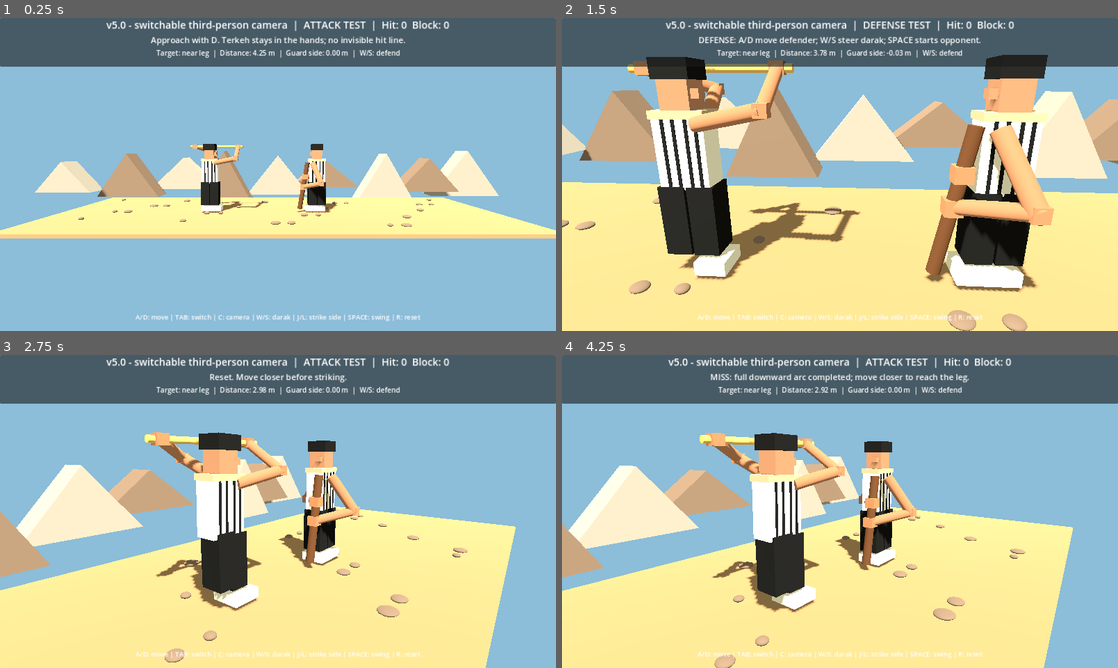
Above: before the commit, frames 1-4 (two rows, left to right).
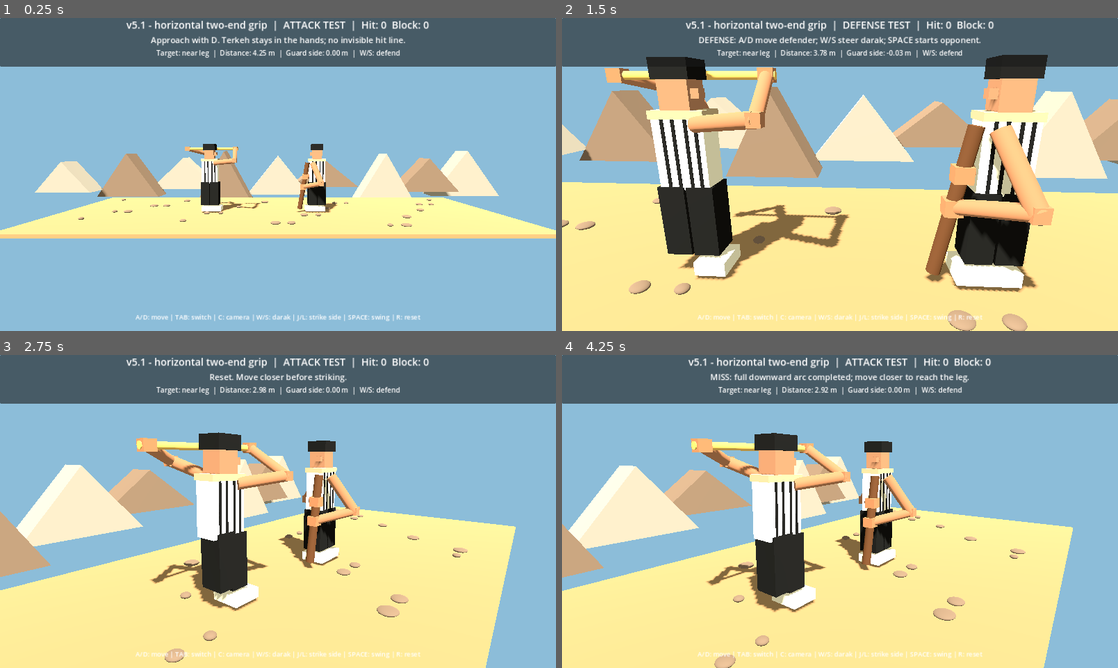
Above: after the commit, the same moments.

Repository: vahidainima-prog/tarke-darak-game
Game: Godot game, scene res://main.tscn
Same seed, same stepped clock (60 frames per second), same inputs: the game is played once before the commit and once after it.
Inputs:
- Up to frame 1 (0.25 s): no input
- Up to frame 2 (1.5 s): tap Enter at 0.5 s; hold D 0.53-1.28 s; tap C at 0.6 s; tap Space at 0.77 s; hold S from 1.28 s (still down); tap Tab at 1.35 s
- Up to frame 3 (2.75 s): tap Space at 1.52 s; release S at 2.03 s; hold D from 2.03 s (still down); tap R at 2.1 s
- Up to frame 4 (4.25 s): release D at 2.78 s; hold W 2.78-3.53 s; tap J at 2.85 s; tap Space at 3.02, 3.77 s; hold A from 3.53 s (still down); tap L at 3.6 s

The runs differ from the first frame. In frame 1, 1.2% of the frame differs, in the area x 19-81%, y 0-61%; in frame 2, 4.3%, in the area x 7-82%, y 0-74%; in frame 3, 2.8%; in frame 4, 2.8%.

Commit message:
Fix ready stance to straight horizontal terkeh with one hand at each opposite end; remove sliding grip

Diff:
--- a/tarke_darak_godot_v2/main.gd
+++ b/tarke_darak_godot_v2/main.gd
@@ -2,7 +2,7 @@
 
 # Godot 4.x — visual mechanics test. Side camera looks along -Z.
 # Feint depth: negative Z is BEHIND the attacker; positive Z is IN FRONT.
-const BUILD_LABEL := "v5.0 - switchable third-person camera"
+const BUILD_LABEL := "v5.1 - horizontal two-end grip"
 const DEF_X := 1.55
 const MIN_X := -4.7
 const MAX_X := 0.35
@@ -328,10 +328,10 @@
  var tip_reach := minf(2.02, distance - 0.18)
  # Opposite-hand strikes target different legs rather than the same centerline.
  var leg_offset := -0.18 if strike_side > 0 else 0.18
- var tip_x := attack_x + lerpf(1.125 + 0.14 * float(strike_side), tip_reach + leg_offset, arc)
- var tip_y := lerpf(2.57, 0.43, smoothstep(0.0, 0.75, t))
+ var tip_x := attack_x + lerpf(STICK_LENGTH * 0.5, tip_reach + leg_offset, arc)
+ var tip_y := lerpf(2.48, 0.43, smoothstep(0.0, 0.75, t))
  # Cross the defender's guard plane on the way to the leg plane.
- var tip_z := lerpf(-0.42, float(strike_side) * 0.12, arc) + float(strike_side) * 0.46 * sin(PI * t)
+ var tip_z := lerpf(-0.28, float(strike_side) * 0.12, arc) + float(strike_side) * 0.46 * sin(PI * t)
  var angle := lerpf(0.0, -0.94, arc)
  var direction := Vector3(cos(angle), sin(angle), float(strike_side) * 0.55 * sin(PI * t)).normalized()
  var tip := Vector3(tip_x, tip_y, tip_z)
@@ -401,21 +401,14 @@
  if recovery >= 0.0:
   release_target *= 1.0 - smoothstep(0.45, 0.95, recovery)
  release_blend = release_target
- # Both hands hold opposite ends at rest. During the swing only the
- # driving hand stays at its near-end grip; the other drops beside the torso.
- # Photo reference: wide overhead grip at rest, one controlling hand at the
- # near end in the final bent pose, opposite elbow folded toward the waist.
- var left_grip := a + direction * lerpf(0.20, 0.57, smoothstep(0.0, 0.35, pose))
- # The driving hand must grip the BACK end, not follow the striking tip.
- # For the right-hand strike, slide the right grip from its overhead
- # position to the butt while the left hand releases.
- var right_ready_grip := b - direction * 0.20
- var right_drive_grip := a + direction * 0.57
- var grip_transfer := smoothstep(0.0, 0.24, pose) if strike_side < 0 else 0.0
- var right_grip := right_ready_grip.lerp(right_drive_grip, grip_transfer)
+ # The rod is ONE straight horizontal bar in the ready pose.
+ # Each hand grips its OWN opposite end; never slide hands together.
+ # A small inset keeps the hands visually on the wood.
+ var left_grip := a + direction * 0.11
+ var right_grip := b - direction * 0.11
  var left_rest := Vector3(attack_x - 0.15 + 0.16 * bend_amount, 1.44 - 0.35 * bend_amount, -0.50)
  var right_rest := Vector3(attack_x - 0.13 + 0.16 * bend_amount, 1.44 - 0.35 * bend_amount, 0.53)
- # Keep the driving hand on its own end throughout the swing.
+ # Keep the driving hand at its assigned end; only the opposite hand releases.
  attack_hand_a.position = left_grip.lerp(left_rest, release_blend if strike_side < 0 else 0.0)
  attack_hand_b.position = right_grip.lerp(right_rest, release_blend if strike_side > 0 else 0.0)
  place_two_bone_arm(attack_arm_a, attack_forearm_a, attack_elbow_a, Vector3(attack_x + 0.20, 1.92, -0.14) + shoulder_shift, attack_hand_a.position, Vector3(0.65, -0.18, -0.65))
